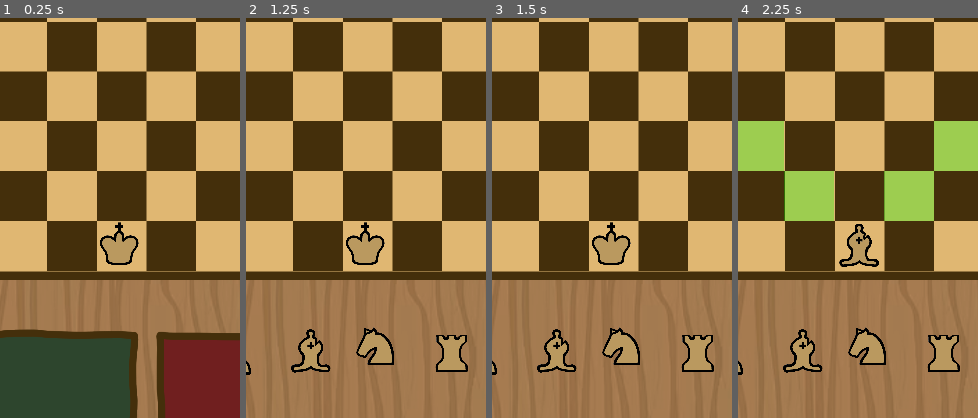
Above: before the commit, frames 1-4 (left to right).
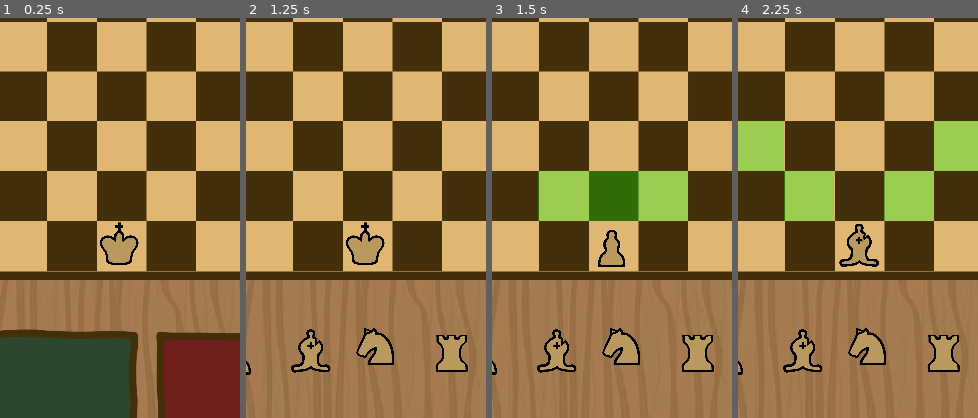
Above: after the commit, the same moments.

Repository: mljkvc/Blokejd-GameJam
Game: Godot game, scene res://scenes/manager.tscn
Same seed, same stepped clock (60 frames per second), same inputs: the game is played once before the commit and once after it.
Inputs (mouse positions are % of the whole screen's width and height, from its top left):
- Up to frame 1 (0.25 s): no input
- Up to frame 2 (1.25 s): click (26, 89) at 0.5 s
- Up to frame 3 (1.5 s): click (17, 84) at 1.25 s
- Up to frame 4 (2.25 s): click (32, 84) at 2 s
The pictures show only the part of the screen within x 19-69%, y 42-92%; the shares and areas given below are measured in that part.

Frames 1-2 are identical in both runs. In frame 3, 8.5% of the frame differs, in the area x 19-82%, y 38-63%; in frame 4, nothing differs.

Commit message:
pijunci movement

Diff:
--- a/scripts/main_scene.gd
+++ b/scripts/main_scene.gd
@@ -72,7 +72,13 @@
 	var available_tiles_array: Array = []
 	var coord: Vector2 = tile_name_to_matrix_representation(your_current_tile)
 	if your_piece == "pawn":
-		pass #pijuni zajebaniji nego sto deluju
+		your_king.piece.texture = load("res://sprites/chess_pieces/beli_piun.png")
+		var new_coords = []
+		new_coords.append(coord + Vector2(0,your_king.your_color))
+		new_coords.append(coord + Vector2(1,your_king.your_color))
+		new_coords.append(coord + Vector2(-1,your_king.your_color))
+		available_tiles_array = new_coords.filter(is_valid).map(matrix_representation_to_tile_name)
+
 
 	if your_piece == "bishop":
 		your_king.piece.texture = load("res://sprites/chess_pieces/beli_lovac.png")
--- a/scripts/you.gd
+++ b/scripts/you.gd
@@ -1,8 +1,8 @@
 extends Node2D
-
+#crni kralj = +1 beli krelj = -1
 var your_tile_name = "d_1"
 var your_position: Vector2 = Vector2(7,4)
-
+var your_color: int = 1 #-1 za crne 1 za bele (crnci < belci jer rasizam)[SALA MALA]
 @onready var piece: Sprite2D = $piece
 
 # Called when the node enters the scene tree for the first time.
